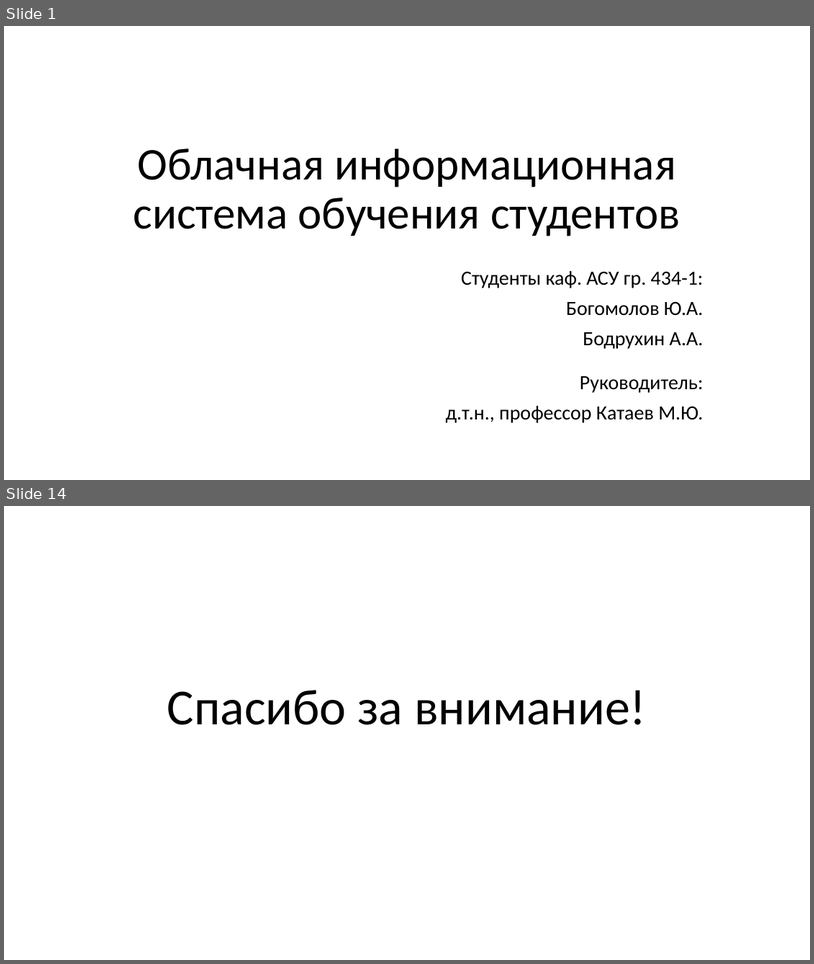
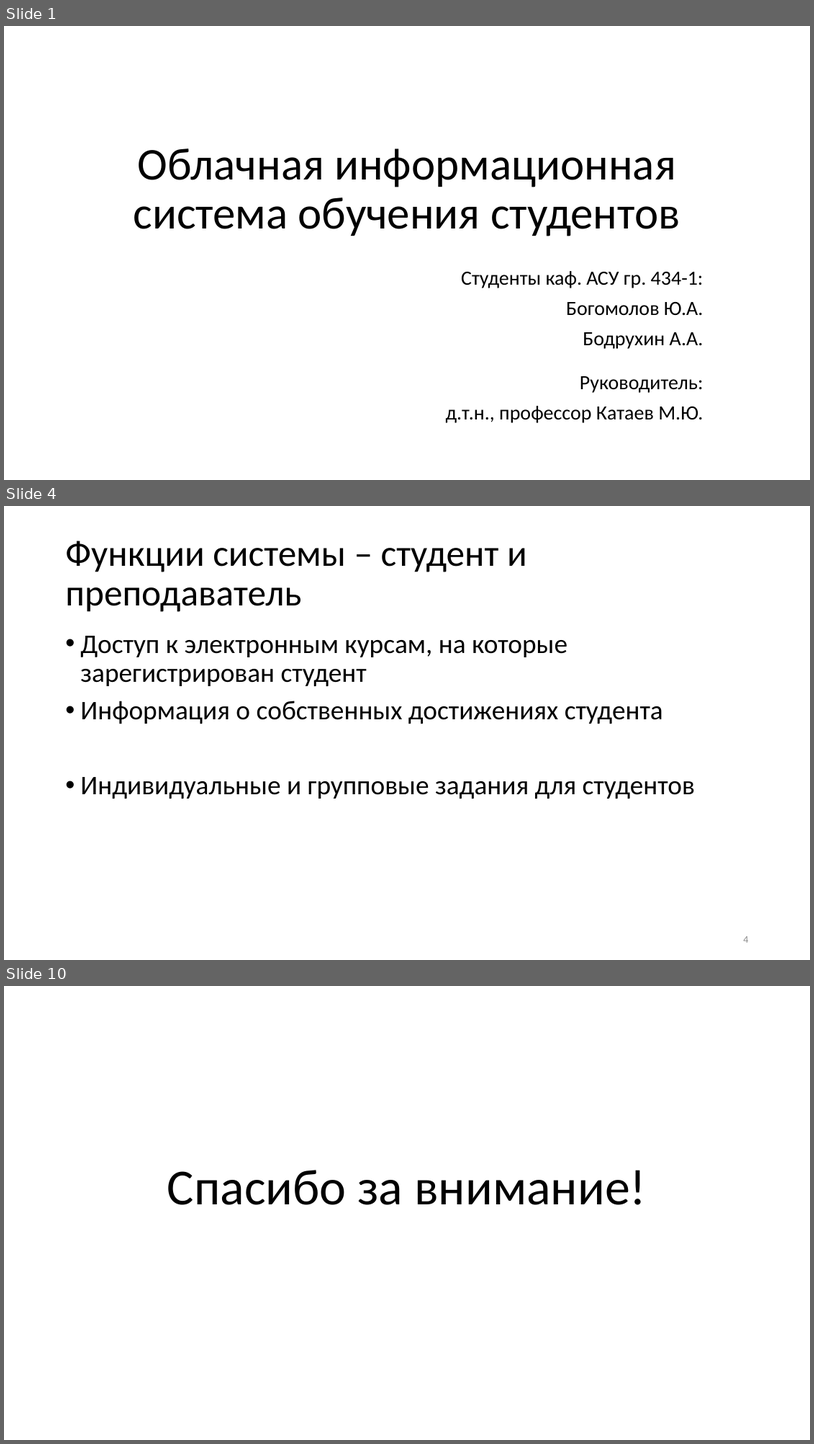
Before and after one commit to KerkDovan/GPO, a slide deck: Конференции/7. Научная сессия ТУСУР 2018/Выступление/Презентация.pptx. Shown one above the other, each under a label of ours: slides 1 and 14 before the commit, slides 1, 4 and 10 after it; the slides between them are not shown. The pictures are 814x964 and 814x1444 pixels, drawn with LibreOffice and Linux fonts; fonts in the diff are those of the drawing. Boxes give left, top, right and bottom in pixels: in the first picture for what was removed or moved away, otherwise in the second. Text is boxed around its words. In the diff, an @@ line names an element or a change of style, - is before the commit and + after.

```diff
--- a/Конференции/7. Научная сессия ТУСУР 2018/Выступление/Презентация.pptx
+++ b/Конференции/7. Научная сессия ТУСУР 2018/Выступление/Презентация.pptx
@@ slide 4 added at [4, 506, 810, 960], background #FFFFFF @@
@@ title added at [65, 541, 527, 612], 44 pt, text #000000 @@
+Функции системы – студент и преподаватель
@@ text added at [80, 636, 695, 798], 32 pt, text #000000 @@
+• Доступ к электронным курсам, на которые зарегистрирован студент
+• Информация о собственных достижениях студента
+• Индивидуальные и групповые задания для студентов
@@ page number added at [743, 936, 748, 942], 12 pt, text #8C8C8C @@
+4
@@ what was slide 14 is now slide 10 @@
```
Also in this commit, not shown: 1 slide changed, 6 other slides added, 11 slides removed, 20 other files.
